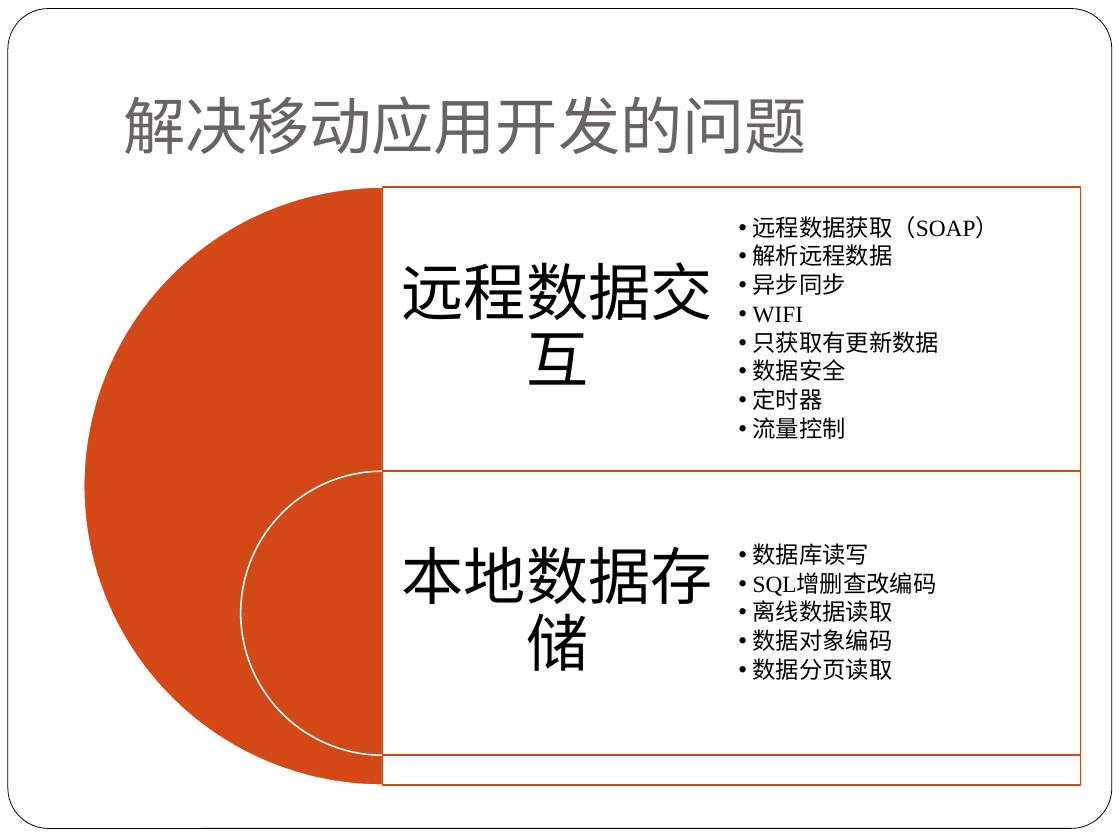
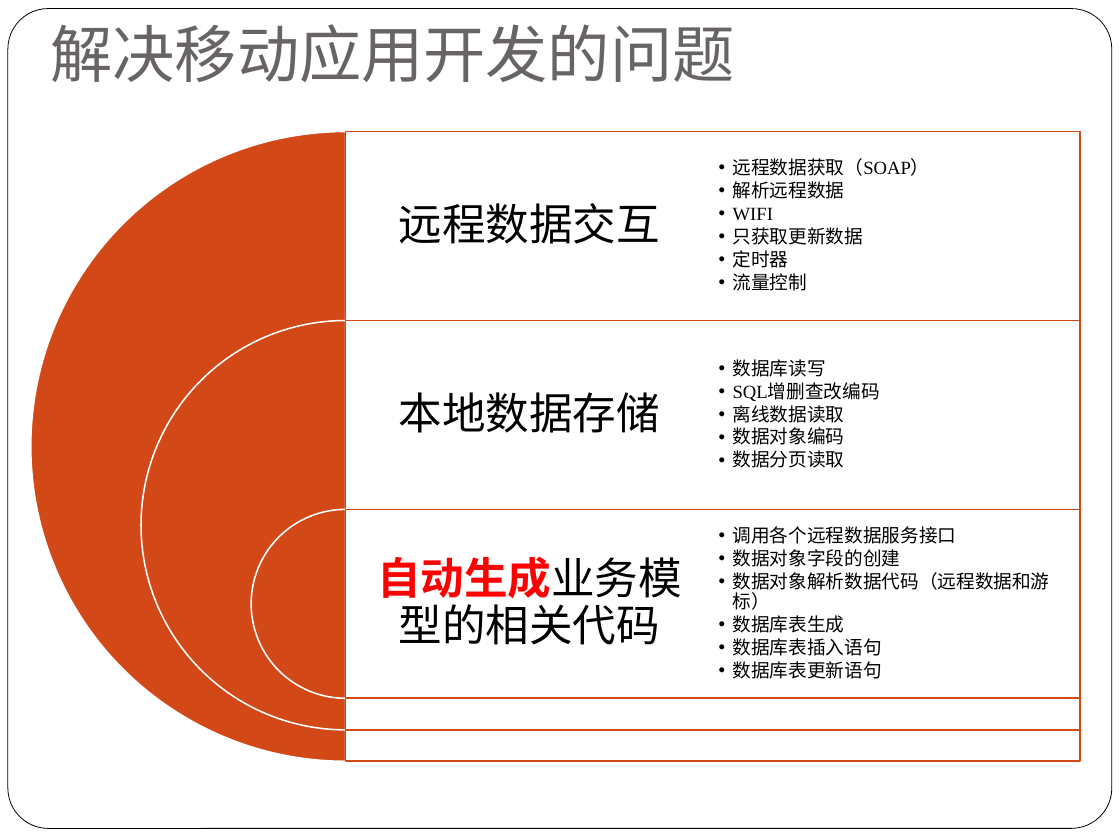
Before and after one commit to alucard263096/MyPaper, a slide deck: slide 12 of 论文PPT.pptx. Drawn at 1120x840 pixels with LibreOffice and Linux fonts; fonts in the diff are those of the drawing. Boxes give left, top, right and bottom in pixels: in the first picture for what was removed or moved away, otherwise in the second. Text is boxed around its words. In the diff, an @@ line names an element or a change of style, - is before the commit and + after.

```diff
--- a/论文PPT.pptx
+++ b/论文PPT.pptx
@@ title "解决移动应用开发的问题": place and size @@
-title "解决移动应用开发的问题" at box(123, 96, 807, 154)
+title "解决移动应用开发的问题" at box(51, 24, 735, 82)
@@ pie slice (boxed as its full ellipse): place and size @@
-pie slice (boxed as its full ellipse) at box(84, 187, 682, 785)
+pie slice (boxed as its full ellipse) at box(31, 131, 661, 760)
@@ text "远程数据交互": place and size @@
-text "远程数据交互" at box(402, 262, 713, 385)
+text "远程数据交互" at box(399, 203, 660, 244)
@@ text "远程数据交互" at box(399, 203, 660, 244): size 40 to 28 pt; less space between paragraphs @@
@@ rectangle: place and size @@
-rectangle at box(383, 187, 1081, 785)
+rectangle at box(346, 131, 1081, 760)
@@ text "远程数据获取（SOAP）": place and size @@
-text "远程数据获取（SOAP）" at box(753, 216, 999, 439)
+text "远程数据获取（SOAP）" at box(733, 158, 930, 291)
@@ text at box(733, 158, 930, 291): size 15 to 12 pt in "远程数据获取（SOAP）", "解析远程数据", "WIFI", "定时器" and 1 more places; bullet • to •• @@
@@ text at box(733, 227, 864, 245): text changed; size 15 to 12 pt @@
-  • 只获取有更新数据
-  • 数据安全
+  •• 只获取更新数据
@@ text at box(753, 273, 846, 295): paragraph removed @@
-  • 异步同步
@@ text "本地数据存储" at box(399, 392, 660, 433): size 40 to 28 pt; less space between paragraphs @@
@@ text "本地数据存储": place and size @@
-text "本地数据存储" at box(402, 546, 713, 671)
+text "本地数据存储" at box(399, 392, 660, 433)
@@ text "数据库读写": place and size @@
-text "数据库读写" at box(753, 543, 937, 680)
+text "数据库读写" at box(733, 359, 880, 468)
@@ text "数据库读写" at box(733, 359, 880, 468): size 15 to 12 pt; bullet • to •• @@
@@ pie slice (boxed as its full ellipse): place and size @@
-pie slice (boxed as its full ellipse) at box(241, 472, 525, 756)
+pie slice (boxed as its full ellipse) at box(251, 510, 440, 699)
@@ rectangle: place and size @@
-rectangle at box(383, 472, 1081, 756)
+rectangle at box(346, 510, 1081, 699)
@@ group added at box(141, 320, 1081, 729): 2 texts, 1 pie slice (boxed as its full ellipse), 1 rectangle @@
+自动生成业务模型的相关代码
+  •• 调用各个远程数据服务接口
+  •• 数据对象字段的创建
+  •• 数据对象解析数据代码（远程数据和游标）
+  •• 数据库表生成
+  •• 数据库表插入语句
+  •• 数据库表更新语句
```
Also in this commit, not shown: 5 other slides changed, 1 other file.
